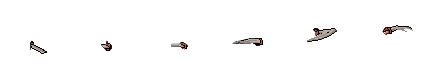
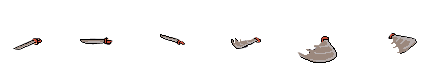
Layer changes from the first (433, 71) image to the second:
added group "Down" with 6 layers above "Up" over [13, 32, 417, 63]
added layer "Layer 23" in group "Down" over [13, 38, 42, 50]
added layer "Layer 22" in group "Down" over [80, 37, 113, 45]
added layer "Layer 21" in group "Down" over [160, 34, 186, 45]
added layer "Layer 20" in group "Down" over [231, 37, 261, 49]
added layer "Layer 19" in group "Down" over [297, 36, 337, 63]
added layer "Layer 18" in group "Down" over [388, 32, 417, 54]
hid group "Right" (6 layers) over [30, 25, 413, 54]
